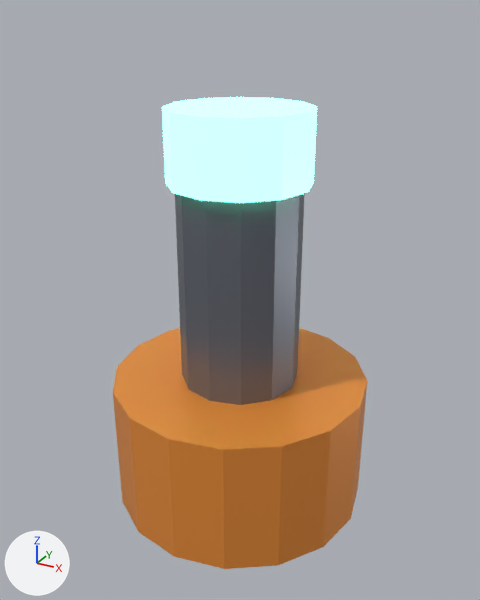
The glTF model public/assets/models/buoy_marker.glb as it was, and as the next commit left it.
Both versions are drawn from a 50 mm lens placed at (1.92, -3.49, 2.95), pointed at (0.02, -0.03, 1.22). Arrows for +X, +Y and +Z are at lower left; the lights stay in place. The older version comes first. Vertices at exactly the same position are counted once.

In view in the first picture: 'BeaconLamp', 'FloatBase', 'TowerMast'.
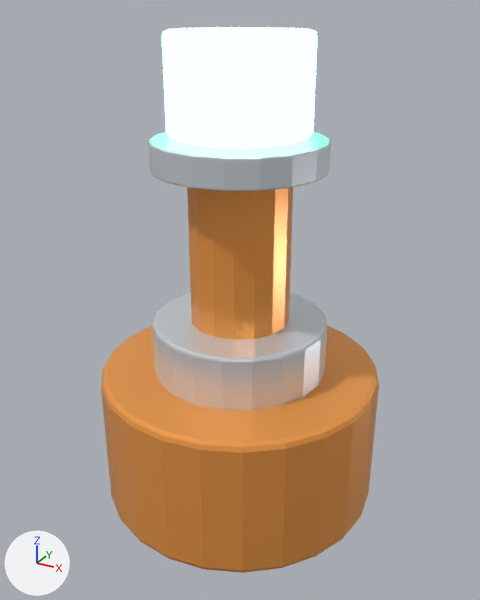
What differs and where, as boxes [x1, y1, x2, y2] in the pictures (480 x 600 px):
```json
{"object": "FloatBase", "change": "recoloured, reshaped, moved", "before": [113, 328, 367, 569], "after": [101, 326, 379, 573], "on screen": "9% wider"}
{"object": "TowerMast", "change": "deleted", "before": [175, 193, 305, 405]}
{"object": "BeaconLantern", "change": "added", "after": [162, 27, 318, 148]}
{"object": "BeaconLamp", "change": "deleted", "before": [162, 97, 317, 203]}
{"object": "LatticeMast", "change": "added", "after": [187, 187, 293, 340], "on screen": "orange"}
{"object": "UpperCollar", "change": "added", "after": [152, 292, 327, 410]}
{"object": "SolarRing", "change": "added", "after": [148, 132, 331, 191]}
```

Scene script edits in JSON lines:
```json
{"op": "set", "path": "mat_buoybeacon.emission_color", "old": "(0.1, 1.0, 0.55)", "new": "(0.12, 1.0, 0.62)", "note": "green #59ffc4 -> green #61ffce"}
{"op": "set", "path": "mat_buoybeacon.emission_strength", "old": "6.0", "new": "7.5"}
{"op": "set", "path": "mat_buoybody.base_color", "old": "(0.95, 0.32, 0.05)", "new": "(0.98, 0.38, 0.08)", "note": "orange #f9993f -> orange #fda650"}
{"op": "set", "path": "mat_buoycage.base_color", "old": "(0.18, 0.2, 0.24)", "new": "(0.78, 0.84, 0.9)", "note": "grey #767c86 -> white #e5ecf3"}
{"op": "set", "path": "mat_buoycage.roughness", "old": "0.4", "new": "0.35"}
{"block": "me_cylinder", "where": "# used by ob_floatbase; location = (0.0, 0.0, 0.2)"}
{"op": "remove", "block": "me_cylinder", "code": "me_cylinder.from_pydata(...)  # 32 vertices, 60 faces; spans x -0.86..0.86, y -0.86..0.86, z -0.45..0.45"}
{"op": "add", "block": "me_cylinder", "code": "me_cylinder.from_pydata(...)  # 144 vertices, 284 faces; spans x -0.94..0.94, y -0.94..0.94, z -0.47..0.47"}
{"block": "me_cylinder", "change": "me_cylinder part 1: the whole mesh is rebuilt"}
{"op": "add", "block": "me_cylinder_001_1", "code": ["me_cylinder_001_1 = bpy.data.meshes.new('Cylinder.001')", "me_cylinder_001_1.from_pydata(...)  # 120 vertices, 236 faces; spans x -0.576..0.576, y -0.576..0.576, z -0.225..0.225", "me_cylinder_001_1.materials.append(mat_buoycage)  # white #e5ecf3"]}
{"op": "add", "block": "me_cylinder_003", "code": ["me_cylinder_003 = bpy.data.meshes.new('Cylinder.003')", "me_cylinder_003.from_pydata(...)  # 108 vertices, 212 faces; spans x -0.532..0.532, y -0.54..0.54, z -0.09..0.09", "me_cylinder_003.materials.append(mat_buoycage)  # white #e5ecf3"]}
{"op": "add", "block": "me_cylinder_002_1", "code": ["me_cylinder_002_1 = bpy.data.meshes.new('Cylinder.002')", "me_cylinder_002_1.from_pydata(...)  # 96 vertices, 188 faces; spans x -0.324..0.324, y -0.324..0.324, z -0.675..0.675", "me_cylinder_002_1.materials.append(mat_buoybody)  # orange #fda650"]}
{"op": "add", "block": "me_cylinder_004", "code": ["me_cylinder_004 = bpy.data.meshes.new('Cylinder.004')", "me_cylinder_004.from_pydata(...)  # 120 vertices, 236 faces; spans x -0.432..0.432, y -0.432..0.432, z -0.29..0.29", "me_cylinder_004.materials.append(mat_buoybeacon)  # green #61ffce, glowing green #61ffce"]}
{"op": "remove", "block": "ob_beaconlamp", "code": ["ob_beaconlamp = bpy.data.objects.new('BeaconLamp', me_cylinder_002)", "ob_beaconlamp.location = (0.0, 0.0, 2.2)"]}
{"op": "set", "path": "ob_floatbase.location", "old": "(0.0, 0.0, 0.2)", "new": "(0.0, 0.0, 0.25)"}
{"op": "remove", "block": "ob_towermast", "code": ["ob_towermast = bpy.data.objects.new('TowerMast', me_cylinder_001)", "ob_towermast.location = (0.0, 0.0, 1.2)"]}
{"op": "add", "block": "ob_uppercollar", "code": ["ob_uppercollar = bpy.data.objects.new('UpperCollar', me_cylinder_001_1)", "ob_uppercollar.location = (0.0, 0.0, 0.85)"]}
{"op": "add", "block": "ob_solarring", "code": ["ob_solarring = bpy.data.objects.new('SolarRing', me_cylinder_003)", "ob_solarring.location = (0.0, 0.0, 2.15)"]}
{"op": "add", "block": "ob_latticemast", "code": ["ob_latticemast = bpy.data.objects.new('LatticeMast', me_cylinder_002_1)", "ob_latticemast.location = (0.0, 0.0, 1.55)"]}
{"op": "add", "block": "ob_beaconlantern", "code": ["ob_beaconlantern = bpy.data.objects.new('BeaconLantern', me_cylinder_004)", "ob_beaconlantern.location = (0.0, 0.0, 2.55)"]}
```
